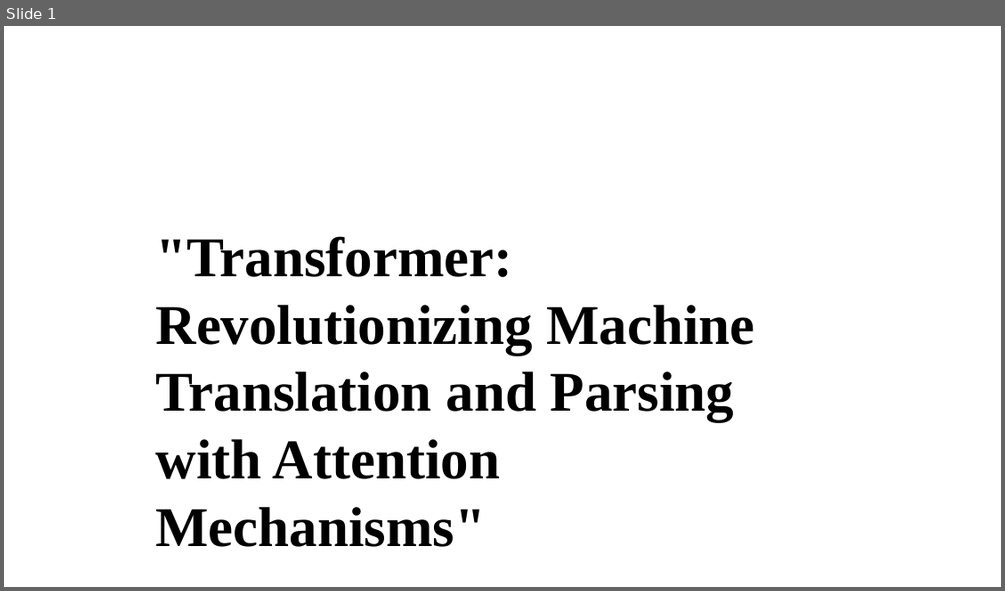
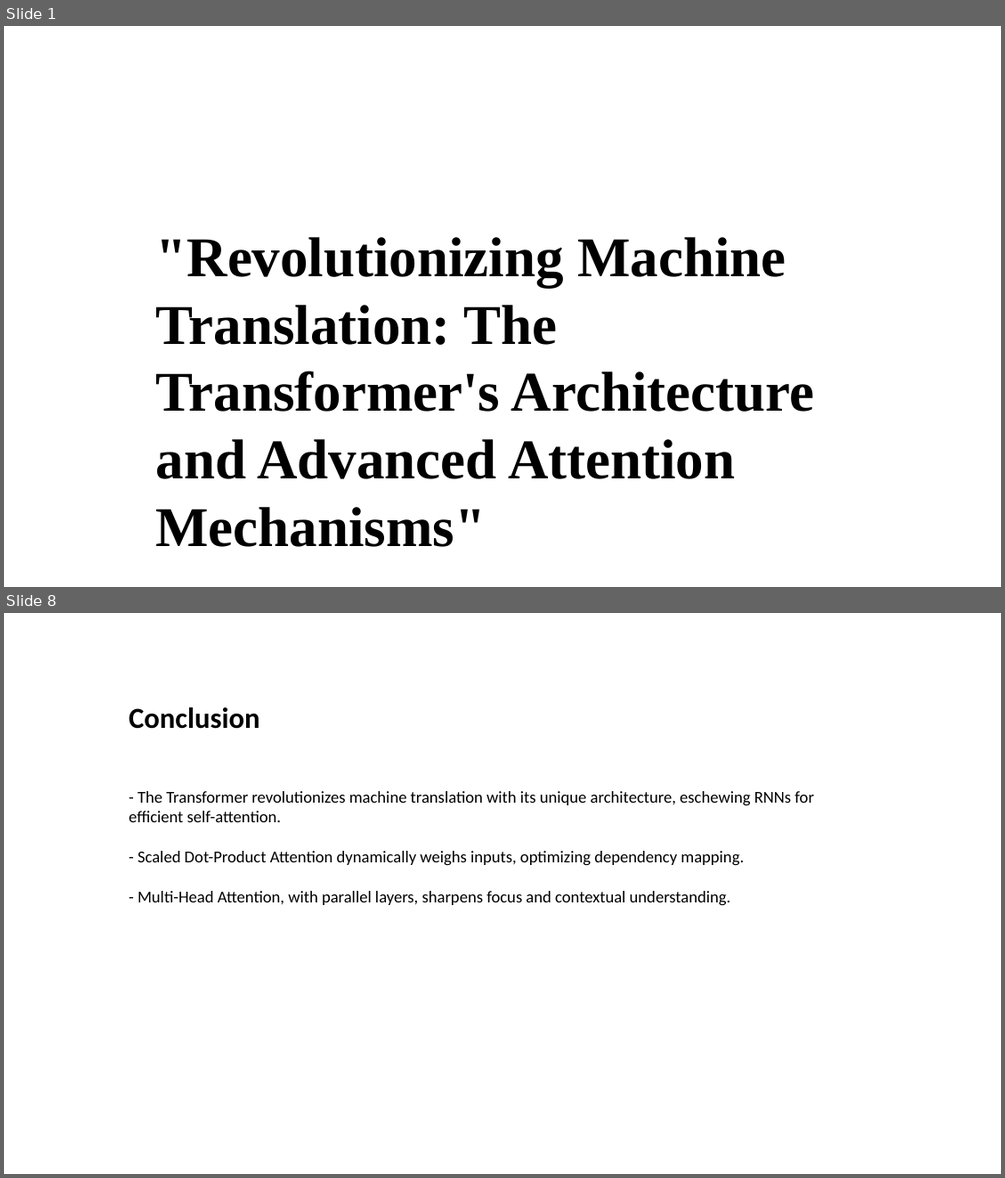
Before and after one commit to Jessie-ZhaoXi/dsa4213-ppt-generator, a slide deck: ppt_generator/my_ppts/attention_mode2.pptx. Shown one above the other, each under a label of ours: slide 1 before the commit, slides 1 and 8 after it; the slides between them are not shown. The pictures are 1005x591 and 1005x1178 pixels, drawn with LibreOffice and Linux fonts; fonts in the diff are those of the drawing; background and template pictures are left out. Boxes give left, top, right and bottom in pixels: in the first picture for what was removed or moved away, otherwise in the second. Text is boxed around its words. In the diff, an @@ line names an element or a change of style, - is before the commit and + after.

```diff
--- a/ppt_generator/my_ppts/attention_mode2.pptx
+++ b/ppt_generator/my_ppts/attention_mode2.pptx
@@ slide 8 added at [4,613,1001,1174], background picture (left out) @@
@@ text added at [129,707,260,729], 28 pt, text #000000, bold @@
+Conclusion
@@ text added at [129,791,814,905], 16 pt, text #000000 @@
+- The Transformer revolutionizes machine translation with its unique architecture, eschewing RNNs for efficient self-attention.
+- Scaled Dot-Product Attention dynamically weighs inputs, optimizing dependency mapping.
+- Multi-Head Attention, with parallel layers, sharpens focus and contextual understanding.
@@ slide 1 changed as well @@
@@ text at [156,237,814,547]: text changed @@
-"Transformer: Revolutionizing Machine Translation and Parsing with Attention Mechanisms"
+"Revolutionizing Machine Translation: The Transformer's Architecture and Advanced Attention Mechanisms"
```
Also in this commit, not shown: 1 other slide changed, 5 other slides added, 8 slides removed, 4 other files.
